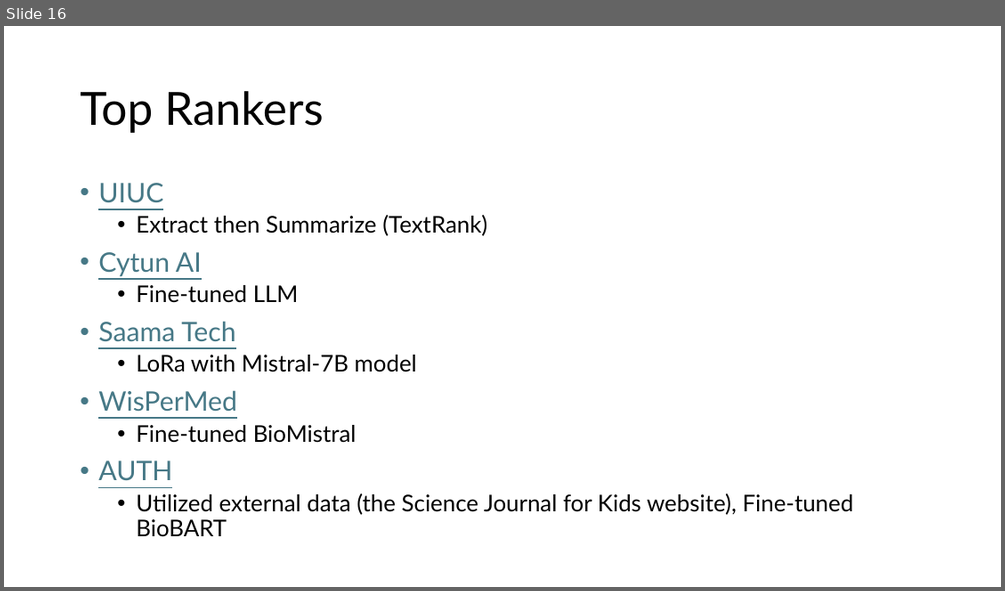
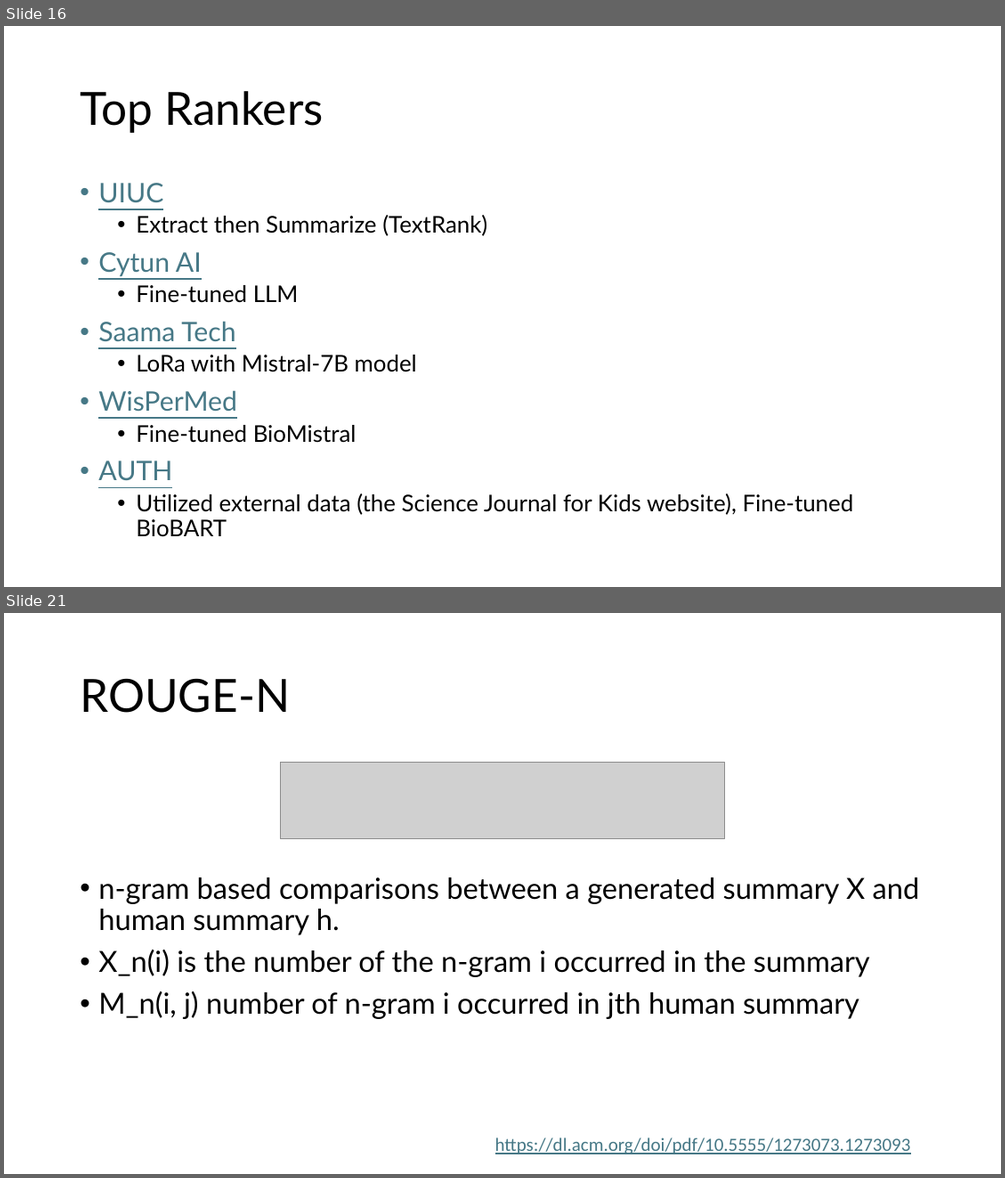
Before and after one commit to Jiho-YesNLP/24Fall-lab-meetings, a slide deck: materials/YesNLP-24Fa02-Jiho.pptx. Shown one above the other, each under a label of ours: slide 16 before the commit, slides 16 and 21 after it; the slides between them are not shown. The pictures are 1005x591 and 1005x1178 pixels, drawn with LibreOffice and Linux fonts; fonts in the diff are those of the drawing; grey boxes stand for pictures. Boxes give left, top, right and bottom in pixels: in the first picture for what was removed or moved away, otherwise in the second. Text is boxed around its words. In the diff, an @@ line names an element or a change of style, - is before the commit and + after.

```diff
--- a/materials/YesNLP-24Fa02-Jiho.pptx
+++ b/materials/YesNLP-24Fa02-Jiho.pptx
@@ slide 21 added at [4, 613, 1001, 1174], background #FFFFFF @@
@@ title added at [80, 678, 290, 713], 44 pt, text #000000 @@
+ROUGE-N
@@ picture added at [280, 762, 725, 838] @@
@@ text added at [98, 877, 920, 1019], 28 pt, text #000000 @@
+• n-gram based comparisons between a generated summary X and human summary h.
+• X_n(i) is the number of the n-gram i occurred in the summary
+• M_n(i, j) number of n-gram i occurred in jth human summary
@@ text added at [495, 1137, 911, 1154], 18 pt, text #467886, underline @@
+https://dl.acm.org/doi/pdf/10.5555/1273073.1273093
```
Also in this commit, not shown: 8 other slides added, 1 other file.
